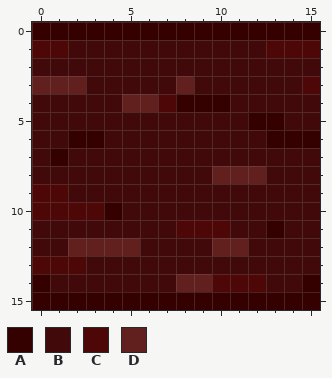
Two versions of one pixel-art file, Assets/Sprites/Game/Floors/Tile_Wall_Top_Brick.aseprite. Above, as it was before the edit.
16x16 pixels, 1 frame. Colours within 5 levels of each other are drawn and written as one.
Palette (. is transparent): A #350100  B #410909  C #4d0706  D #611f1d
Now the later version:
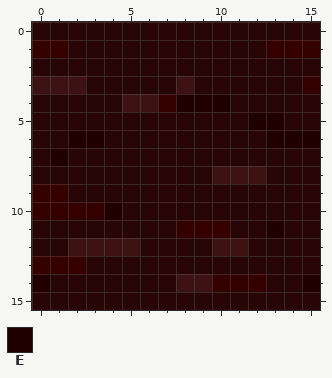
Colours new in this view: E #210100
Edits made:
colour B: #410909 -> #280606
colour D: #611f1d -> #3c1312
Changed rows in their new state; - is a pixel that keeps its letter.
first column x 0:
 0 BBBBBBBBBBBBBBBB
 1 AA-----------AAA
 3 ---------------A
 4 -------AEEE-----
 5 ------------EE--
 6 --EE---------EEE
 7 -E--------------
 9 AA--------------
10 AAAAE-----------
11 --------AAA--E--
13 AAA-------------
14 E---------AAA--E
15 BBBBBBBBBBBBBBBB
Where, in picture pixels (left, top, right, bottom), the same in both pictures:
changed: (32, 22, 320, 310)
